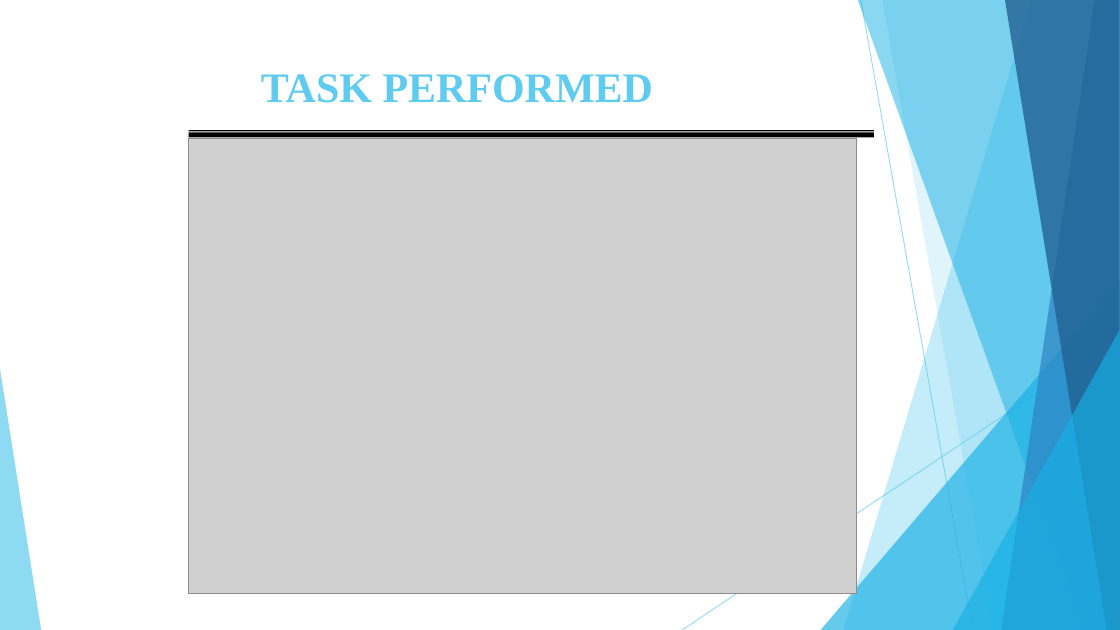
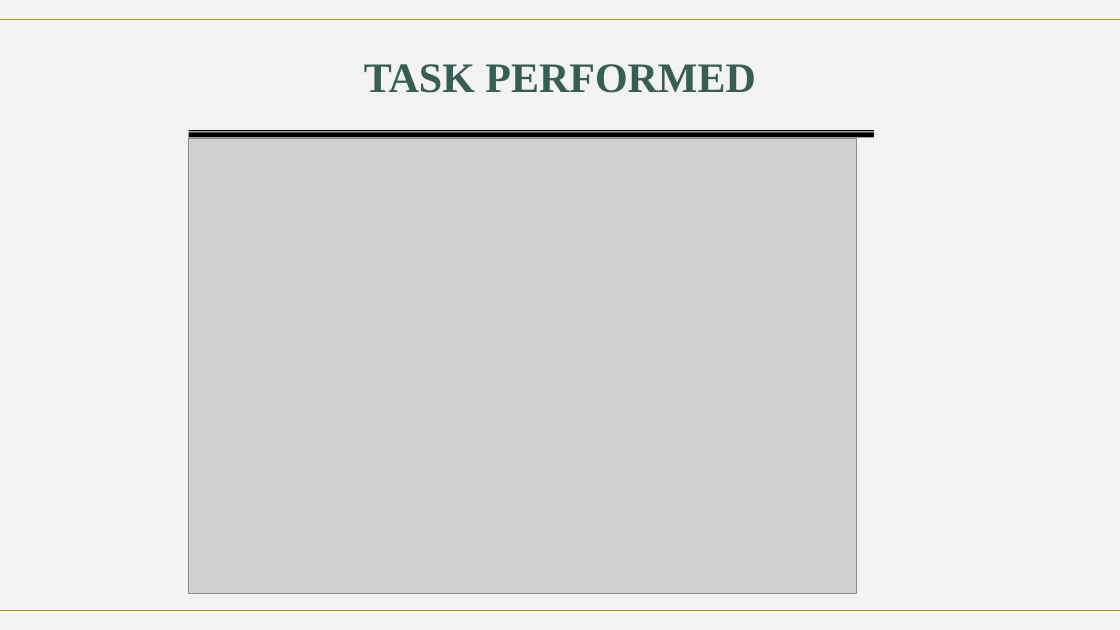
Before and after one commit to Mohammed-Jabi/Internship-Reports, a slide deck: slide 22 of Internship Presentation.pptx. Drawn at 1120x630 pixels with LibreOffice and Linux fonts; fonts in the diff are those of the drawing; grey boxes stand for pictures. Boxes give left, top, right and bottom in pixels: in the first picture for what was removed or moved away, otherwise in the second. Text is boxed around its words. In the diff, an @@ line names an element or a change of style, - is before the commit and + after.

```diff
--- a/Internship Presentation.pptx
+++ b/Internship Presentation.pptx
@@ background #FFFFFF to #F3F3F3 @@
@@ line added from (0, 20) to (1120, 20), #BF9000 0.75 pt @@
@@ title "TASK PERFORMED": place and size @@
-title "TASK PERFORMED" at bbox=[261, 74, 653, 103]
+title "TASK PERFORMED" at bbox=[364, 64, 755, 93]
@@ title "TASK PERFORMED" at bbox=[364, 64, 755, 93]: text colour #5FCBEF to #375E55 @@
@@ group removed at bbox=[0, 0, 1120, 630]: 5 freeform shapes, 3 triangles, 2 lines @@
@@ line added from (0, 610) to (1120, 610), #BF9000 0.75 pt @@
```
Also in this commit, not shown: 24 other slides changed.
